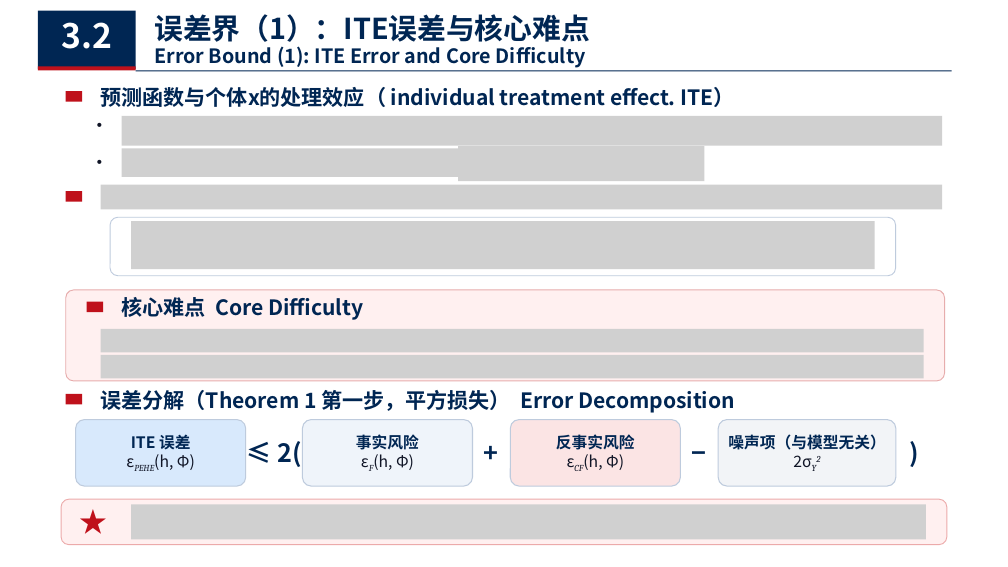
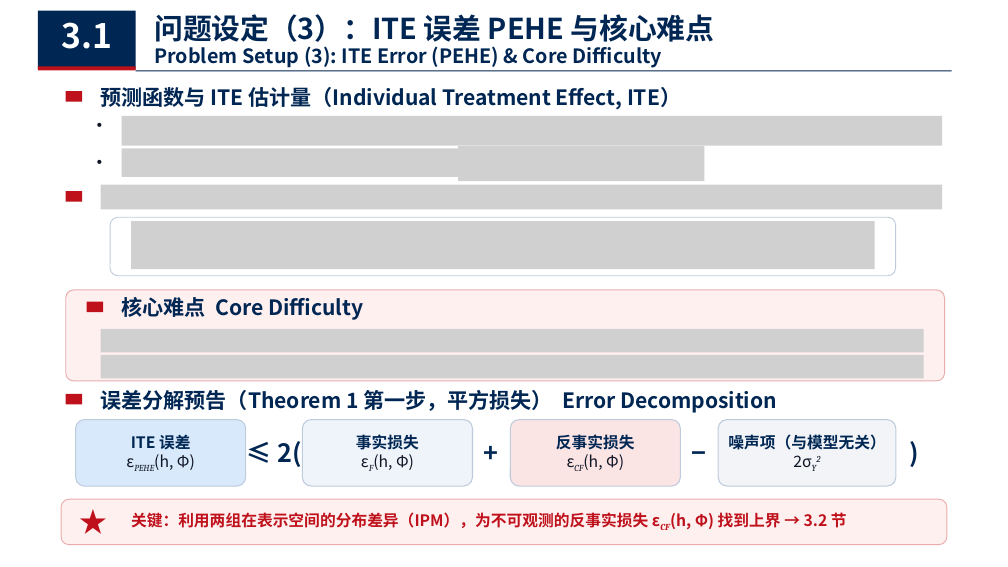
Before and after one commit to chanearly2002/Stastical_Computing, a slide deck: slide 14 of 个体处理效应估计.pptx (slide 15 before the commit). Drawn at 1008x567 pixels with LibreOffice and Linux fonts; fonts in the diff are those of the drawing; grey boxes stand for pictures. Boxes give left, top, right and bottom in pixels: in the first picture for what was removed or moved away, otherwise in the second. Text is boxed around its words. In the diff, an @@ line names an element or a change of style, - is before the commit and + after.

```diff
--- a/个体处理效应估计.pptx
+++ b/个体处理效应估计.pptx
@@ text at (61, 22, 112, 49): text changed @@
-3.2
+3.1
@@ text at (154, 14, 715, 47): text changed @@
-误差界（1）：ITE误差与核心难点
+问题设定（3）：ITE 误差 PEHE 与核心难点
@@ text at (154, 46, 662, 68): text changed @@
-Error Bound (1): ITE Error and Core Difficulty
+Problem Setup (3): ITE Error (PEHE) & Core Difficulty
@@ text at (101, 87, 681, 110): text changed @@
-预测函数与个体x的处理效应（ individual treatment effect. ITE）
+预测函数与 ITE 估计量（Individual Treatment Effect, ITE）
@@ text at (101, 390, 778, 413): text changed @@
-误差分解（Theorem 1 第一步，平方损失） Error Decomposition
+误差分解预告（Theorem 1 第一步，平方损失） Error Decomposition
@@ text at (356, 434, 419, 450): text changed @@
-事实风险
+事实损失
@@ text at (556, 434, 635, 450): text changed @@
-反事实风险
+反事实损失
@@ picture removed at (131, 504, 926, 539) @@
@@ text added at (131, 512, 847, 529), 15 pt, text #BF111B, bold @@
+关键：利用两组在表示空间的分布差异（IPM），为不可观测的反事实损失 εCF(h, Φ) 找到上界 → 3.2 节
```
Also in this commit, not shown: 11 other slides changed, 1 other file.
